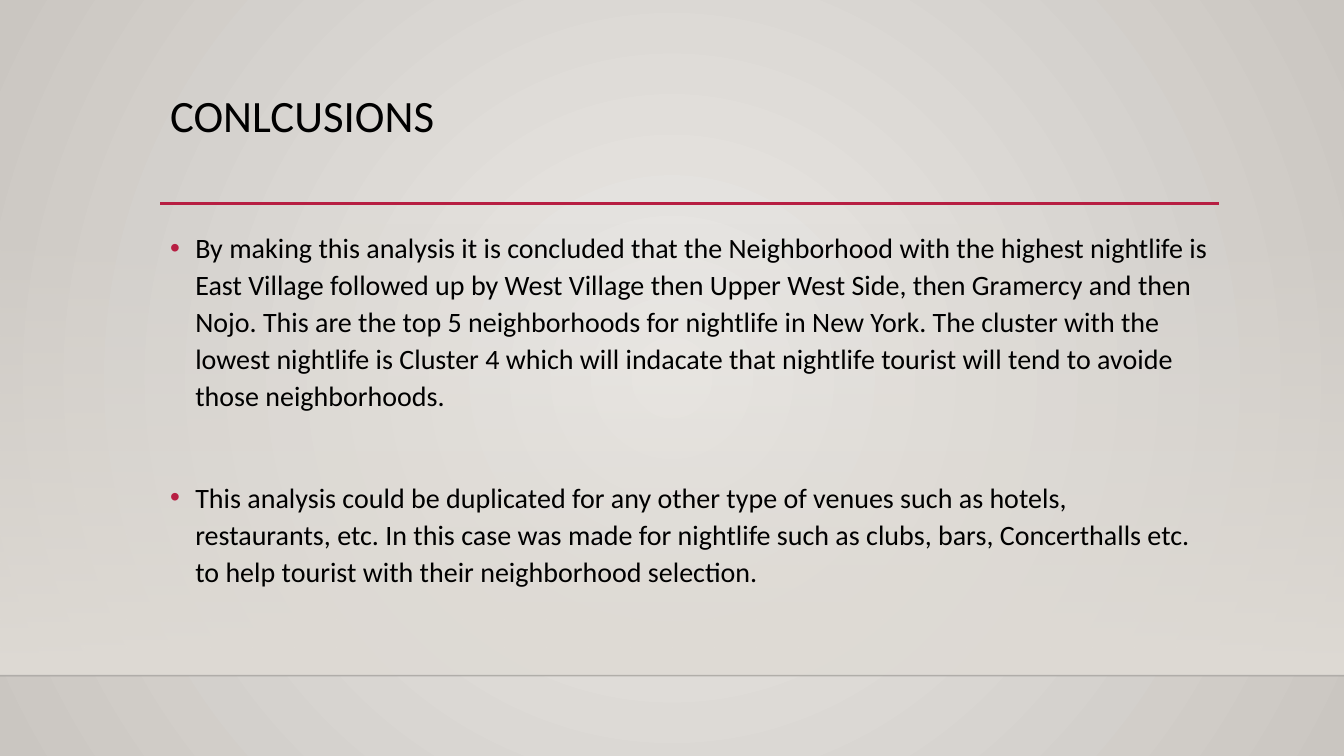
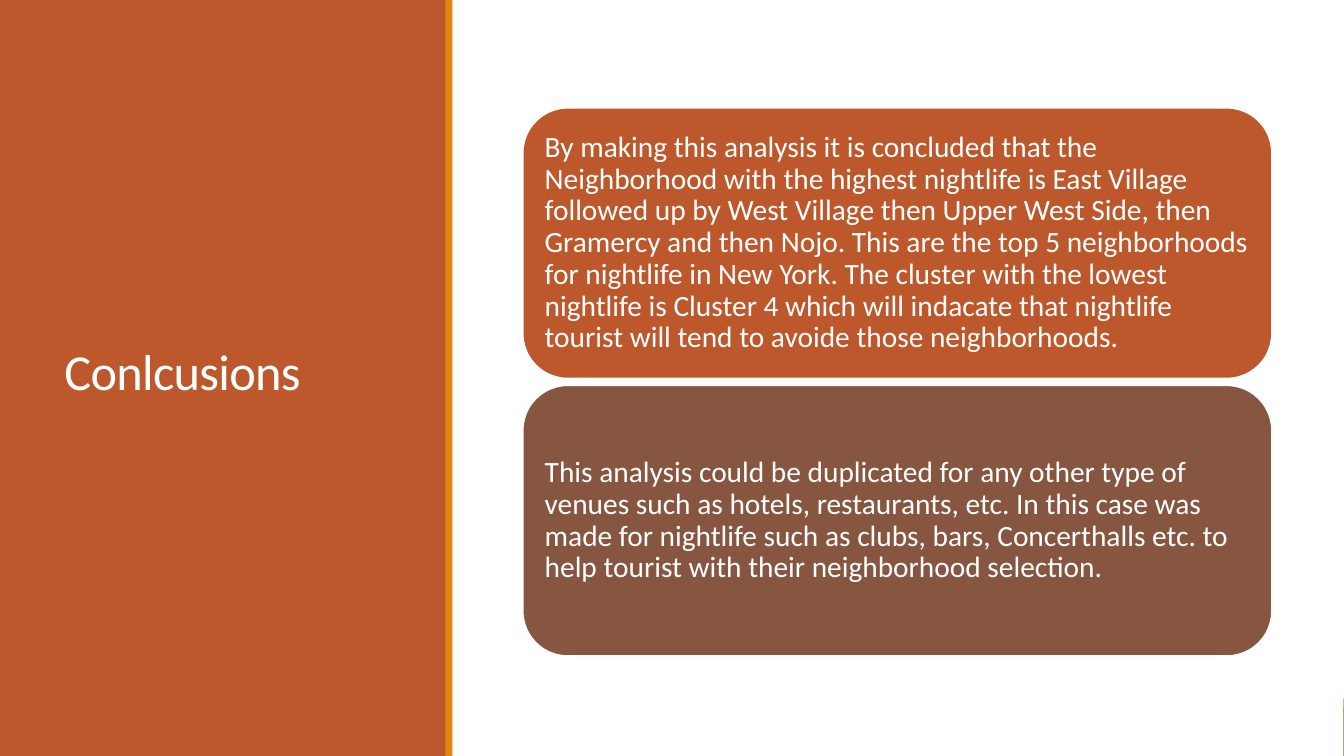
Before and after one commit to andresuru13/NewYorkNightLife, a slide deck: slide 9 of New york city night life clustering.pptx. Drawn at 1344x756 pixels with LibreOffice and Linux fonts; fonts in the diff are those of the drawing; background and template pictures are left out. Boxes give left, top, right and bottom in pixels: in the first picture for what was removed or moved away, otherwise in the second. Text is boxed around its words. In the diff, an @@ line names an element or a change of style, - is before the commit and + after.

```diff
--- a/New york city night life clustering.pptx
+++ b/New york city night life clustering.pptx
@@ background gradient #ECEAE7 to #CAC7C1 to #FFFFFF @@
@@ rectangle added at <box>0,0,1344,756</box>, fill #FFFFFF @@
@@ rectangle added at <box>0,0,447,756</box>, fill #BD582C @@
@@ rectangle added at <box>446,0,453,756</box>, fill #E48312 @@
@@ title "Conlcusions" at <box>64,355,300,391</box>: vertical alignment top to middle @@
@@ rounded rectangle added at <box>523,108,1272,379</box>, fill #BD582C, outline #FFFFFF 1.25 pt @@
@@ text "By making this analysis it ...": place and size @@
-text "By making this analysis it ..." at <box>195,238,1206,587</box>
+text "By making this analysis it ..." at <box>545,136,1248,352</box>
@@ text "By making this analysis it ..." at <box>545,136,1248,352</box>: size 20 to 21 pt, text colour #000000 to #FFFFFF; bullet • to none; line spacing 1.1 to 0.9; less space between paragraphs; vertical alignment top to middle @@
@@ line removed from (160, 204) to (1220, 204) @@
@@ rectangle removed at <box>0,223,1344,676</box> @@
@@ title at <box>64,355,300,391</box>: text changed; size 32 to 36 pt; text colour #000000 to #FFFFFF @@
-CONLCUSIONS
+Conlcusions
@@ rounded rectangle added at <box>523,385,1272,656</box>, fill #865640, outline #FFFFFF 1.25 pt @@
@@ text added at <box>545,461,1228,582</box>, 21 pt, text #FFFFFF @@
+This analysis could be duplicated for any other type of venues such as hotels, restaurants, etc. In this case was made for nightlife such as clubs, bars, Concerthalls etc. to help tourist with their neighborhood selection.
@@ text at <box>195,488,1189,587</box>: paragraph removed @@
-• This analysis could be duplicated for any other type of venues such as hotels, restaurants, etc. In this case was made for nightlife such as clubs, bars, Concerthalls etc. to help tourist with their neighborhood selection.
@@ line removed from (0, 676) to (1344, 676) @@
@@ rectangle added at <box>0,706,1344,756</box>, fill #BD582C @@
@@ rectangle added at <box>0,699,1344,706</box>, fill #E48312 @@
```
Also in this commit, not shown: 8 other slides changed.
